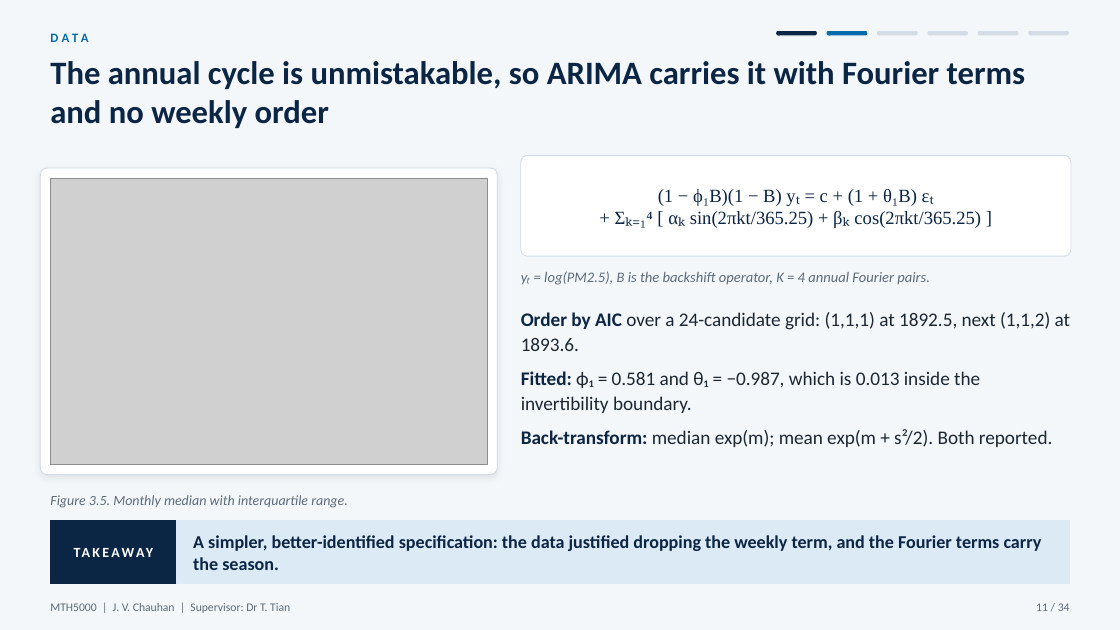
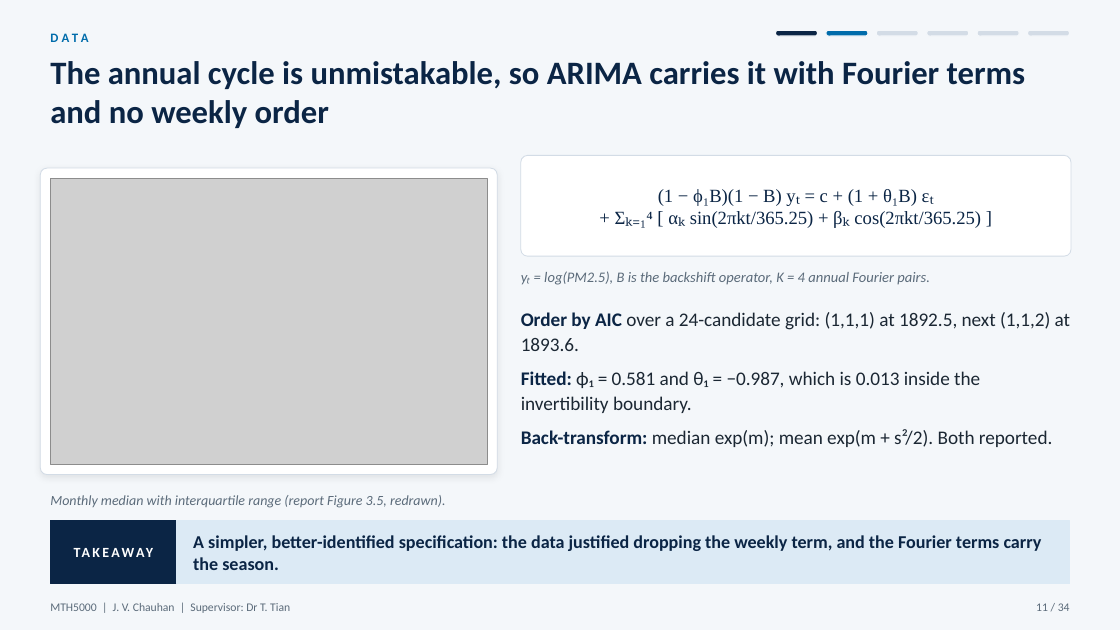
Before and after one commit to JC16092/mth5000-aqi-forecast, a slide deck: slide 11 of presentation_new/MTH5000_oral_presentation.pptx. Drawn at 1120x630 pixels with LibreOffice and Linux fonts; fonts in the diff are those of the drawing; grey boxes stand for pictures. Boxes give left, top, right and bottom in pixels: in the first picture for what was removed or moved away, otherwise in the second. Text is boxed around its words. In the diff, an @@ line names an element or a change of style, - is before the commit and + after.

```diff
--- a/presentation_new/MTH5000_oral_presentation.pptx
+++ b/presentation_new/MTH5000_oral_presentation.pptx
@@ text at <box>50,495,446,508</box>: text changed @@
-Figure 3.5. Monthly median with interquartile range.
+Monthly median with interquartile range (report Figure 3.5, redrawn).
```
Also in this commit, not shown: 13 other slides changed, 4 other files.
